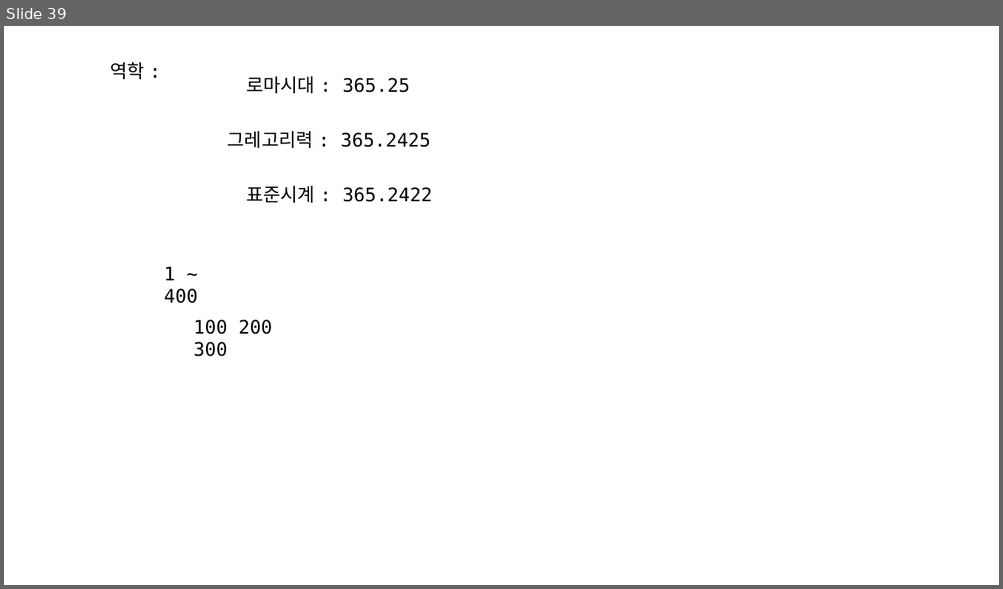
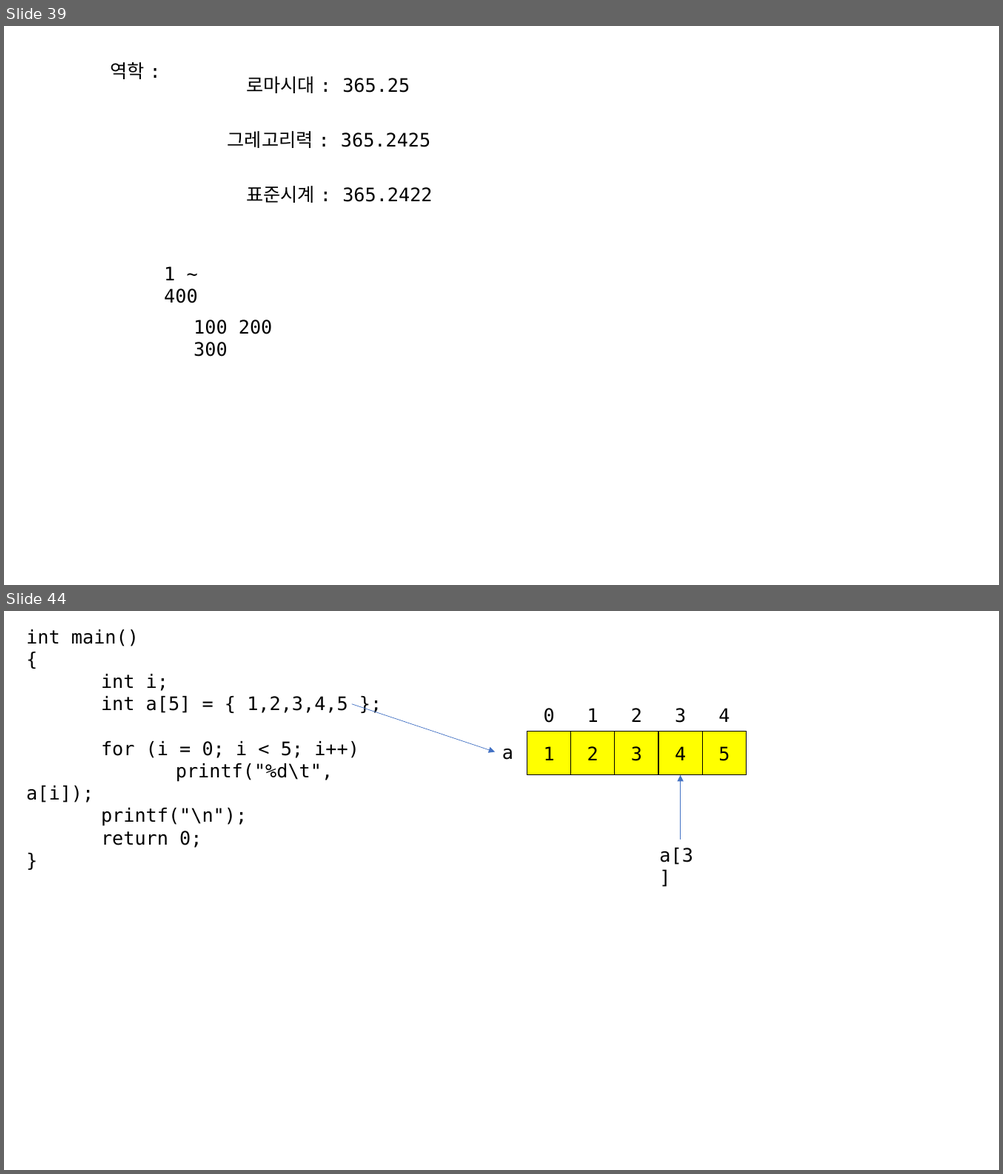
Before and after one commit to imguru-mooc/C_basic_AIR, a slide deck: C_판서.pptx. Shown one above the other, each under a label of ours: slide 39 before the commit, slides 39 and 44 after it; the slides between them are not shown. The pictures are 1003x589 and 1003x1174 pixels, drawn with LibreOffice and Linux fonts; fonts in the diff are those of the drawing. Boxes give left, top, right and bottom in pixels: in the first picture for what was removed or moved away, otherwise in the second. Text is boxed around its words. In the diff, an @@ line names an element or a change of style, - is before the commit and + after.

```diff
--- a/C_판서.pptx
+++ b/C_판서.pptx
@@ slide 44 added at <box>4,611,999,1170</box>, background #FFFFFF @@
@@ text added at <box>26,629,359,848</box>, 18 pt, text #000000 @@
+int main()
+{
+int i;
+int a[5] = { 1,2,3,4,5 };
+for (i = 0; i < 5; i++)
+printf("%d\t", a[i]);
+printf("\n");
+return 0;
+}
@@ arrow added from (352, 704) to (495, 752), #4472C4 0.5 pt @@
@@ text added at <box>543,708,555,723</box>, 18 pt, text #000000 @@
+0
@@ text added at <box>587,708,598,722</box>, 18 pt, text #000000 @@
+1
@@ text added at <box>631,708,642,722</box>, 18 pt, text #000000 @@
+2
@@ text added at <box>674,708,686,723</box>, 18 pt, text #000000 @@
+3
@@ text added at <box>718,708,729,722</box>, 18 pt, text #000000 @@
+4
@@ rectangle added at <box>527,731,571,775</box>, fill #FFFF00, outline #000000 0.75 pt, 18 pt, text #000000 @@
+1
@@ rectangle added at <box>571,731,615,775</box>, fill #FFFF00, outline #000000 0.75 pt, 18 pt, text #000000 @@
+2
@@ rectangle added at <box>614,731,658,775</box>, fill #FFFF00, outline #000000 0.75 pt, 18 pt, text #000000 @@
+3
@@ rectangle added at <box>658,731,703,775</box>, fill #FFFF00, outline #000000 0.75 pt, 18 pt, text #000000 @@
+4
@@ rectangle added at <box>703,731,746,775</box>, fill #FFFF00, outline #000000 0.75 pt, 18 pt, text #000000 @@
+5
@@ text added at <box>502,749,513,760</box>, 18 pt, text #000000 @@
+a
@@ arrow added from (680, 840) to (680, 775), #4472C4 0.5 pt @@
@@ text added at <box>659,848,693,865</box>, 18 pt, text #000000 @@
+a[3]
```
Also in this commit, not shown: 10 other slides added.
